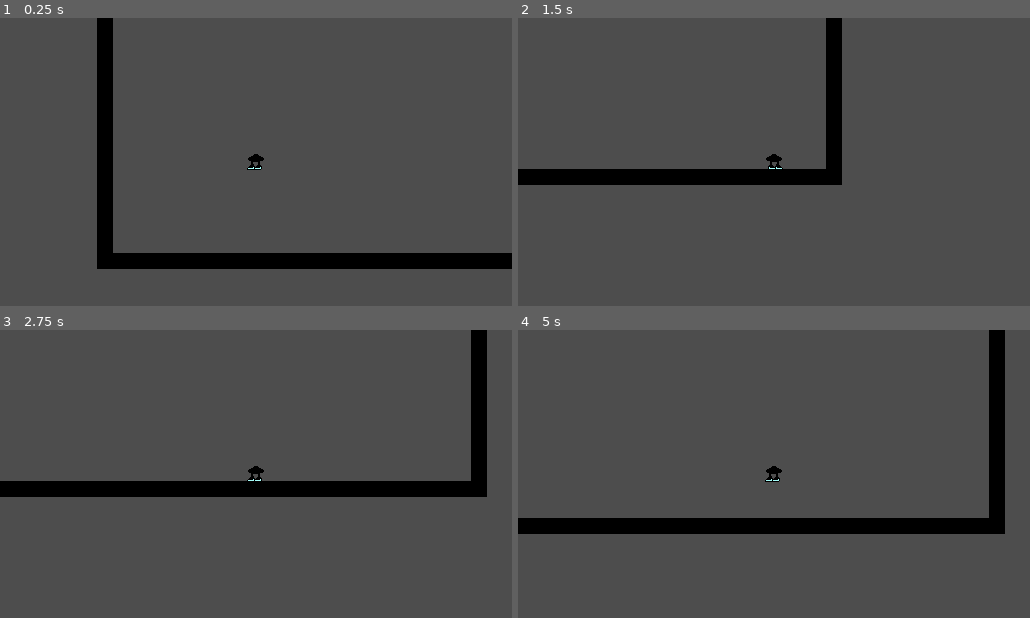
Above: before the commit, frames 1-4 (two rows, left to right).
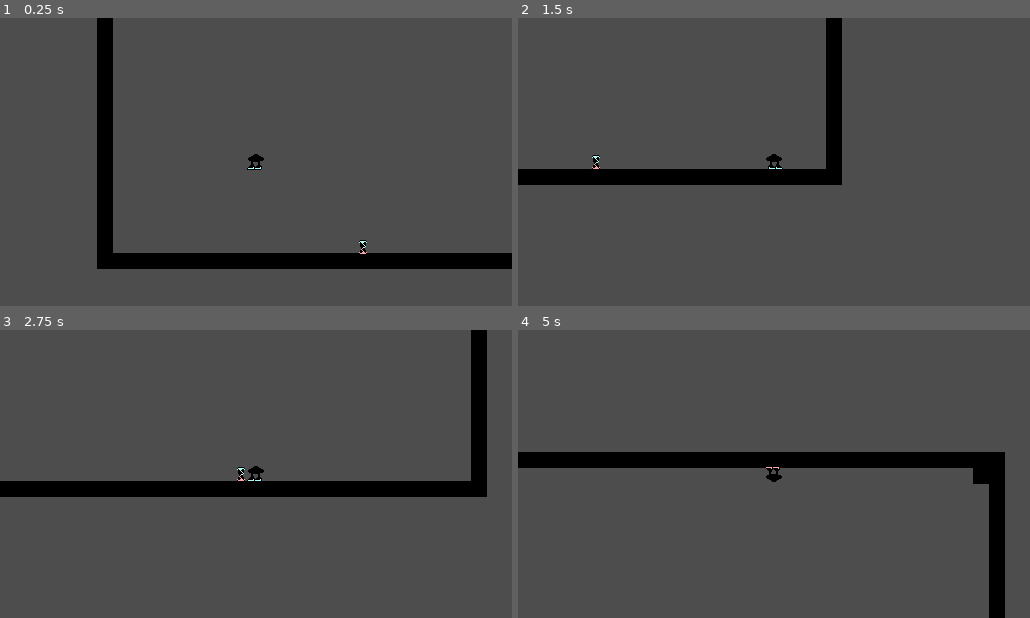
Above: after the commit, the same moments.

Repository: OliveADay/InvertedParadox
Game: Godot game, scene res://world.tscn
The game is run twice, just before and just after one commit, with the same random seed, the same clock (stepped at 60 frames per second) and the same inputs. The project has no main scene, so this scene is started directly.
Inputs:
- Up to frame 1 (0.25 s): no input
- Up to frame 2 (1.5 s): hold Right (move_right) from 0.53 s (still down); tap Up (shift_up) at 0.77 s
- Up to frame 3 (2.75 s): tap Up (shift_up) at 1.52 s; release Right (move_right) at 2.03 s; hold Left (move_left) from 2.03 s (still down)
- Up to frame 4 (5 s): release Left (move_left) at 2.78 s; hold Right (move_right) 2.78-4.28 s; tap Up (shift_up) at 3.02, 3.77, 4.52 s; hold Left (move_left) from 4.28 s (still down)

The runs differ from the first frame. In frame 1, less than 0.1% of the frame differs, in the area x 70-72%, y 77-82%; in frame 2, less than 0.1%; in frame 3, less than 0.1%; in frame 4, 13%, in the area x 0-96%, y 0-100%.

Commit message:
s
make sure to make grav disapear and make sound later

Diff:
--- /dev/null
+++ b/GravityShifter.tscn
@@ -0,0 +1,17 @@
+[gd_scene load_steps=3 format=3 uid="uid://4gcexk25tvak"]
+
+[ext_resource type="Texture2D" uid="uid://6dm3tbhpfqkt" path="res://gravShifter.png" id="1_imif4"]
+
+[sub_resource type="RectangleShape2D" id="RectangleShape2D_l0yjf"]
+size = Vector2(4, 13)
+
+[node name="GravityShifter" type="RigidBody2D"]
+collision_layer = 2
+
+[node name="CollisionShape2D" type="CollisionShape2D" parent="."]
+position = Vector2(0, 0.5)
+shape = SubResource("RectangleShape2D_l0yjf")
+
+[node name="Sprite2D" type="Sprite2D" parent="."]
+texture_filter = 1
+texture = ExtResource("1_imif4")
--- a/L1.tscn
+++ b/L1.tscn
@@ -1,7 +1,8 @@
-[gd_scene load_steps=5 format=3 uid="uid://dxal3i478h4gh"]
+[gd_scene load_steps=6 format=3 uid="uid://dxal3i478h4gh"]
 
 [ext_resource type="Texture2D" uid="uid://c7bjxu80n8ts5" path="res://tilemap_placeholder.png" id="1_x7dy6"]
 [ext_resource type="PackedScene" uid="uid://blk2nkrvb0m0d" path="res://Player.tscn" id="2_lgyva"]
+[ext_resource type="PackedScene" uid="uid://4gcexk25tvak" path="res://GravityShifter.tscn" id="3_7vnss"]
 
 [sub_resource type="TileSetAtlasSource" id="TileSetAtlasSource_f48ry"]
 texture = ExtResource("1_x7dy6")
@@ -12,7 +13,7 @@
 
 [sub_resource type="TileSet" id="TileSet_nbany"]
 physics_layer_0/collision_layer = 1
-physics_layer_0/collision_mask = 129
+physics_layer_0/collision_mask = 131
 sources/0 = SubResource("TileSetAtlasSource_f48ry")
 
 [node name="L1" type="Node2D"]
@@ -24,3 +25,6 @@
 
 [node name="Player" parent="." instance=ExtResource("2_lgyva")]
 position = Vector2(143, 148)
+
+[node name="GravityShifter" parent="." instance=ExtResource("3_7vnss")]
+position = Vector2(250, 249)
Not shown, added: gravShifter.png.import
